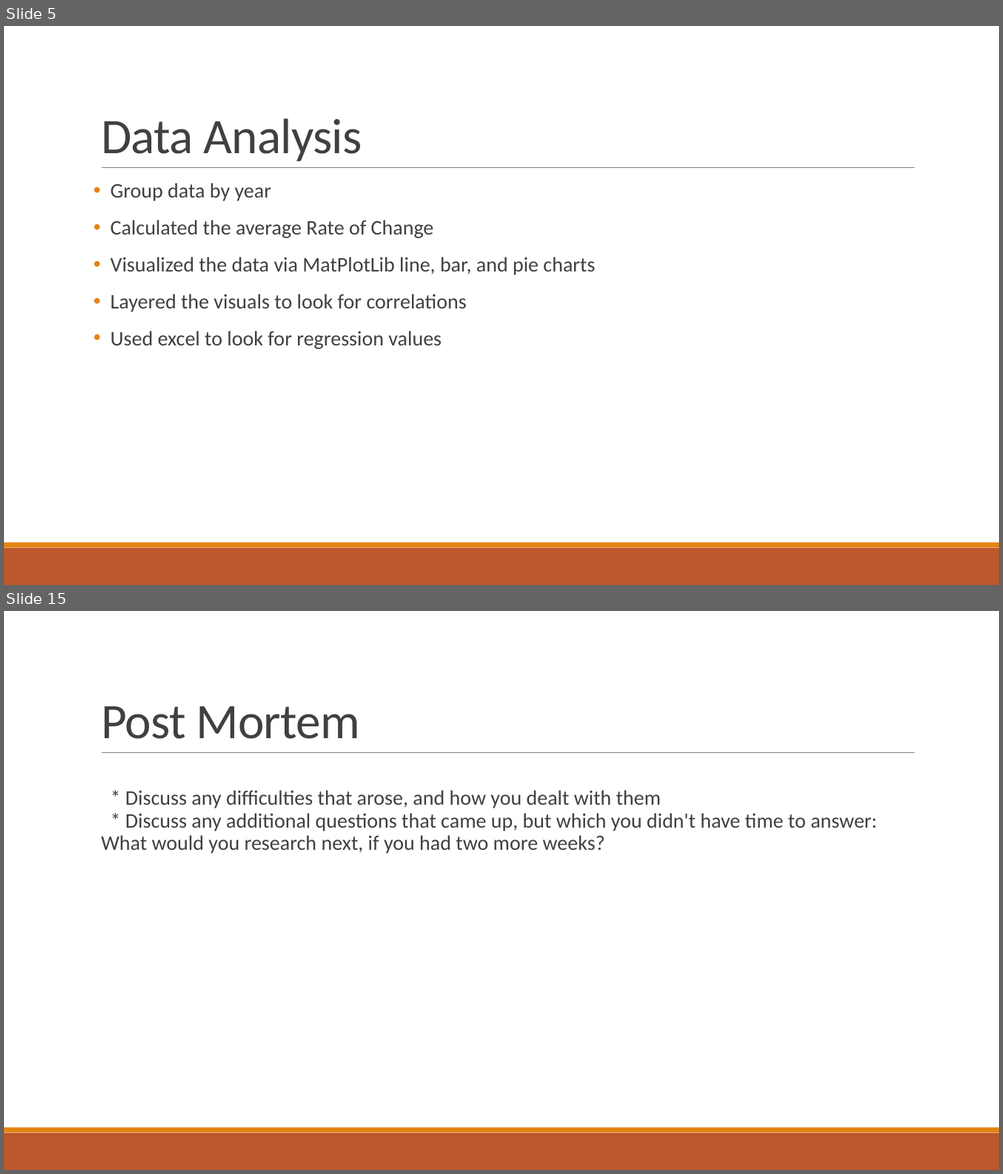
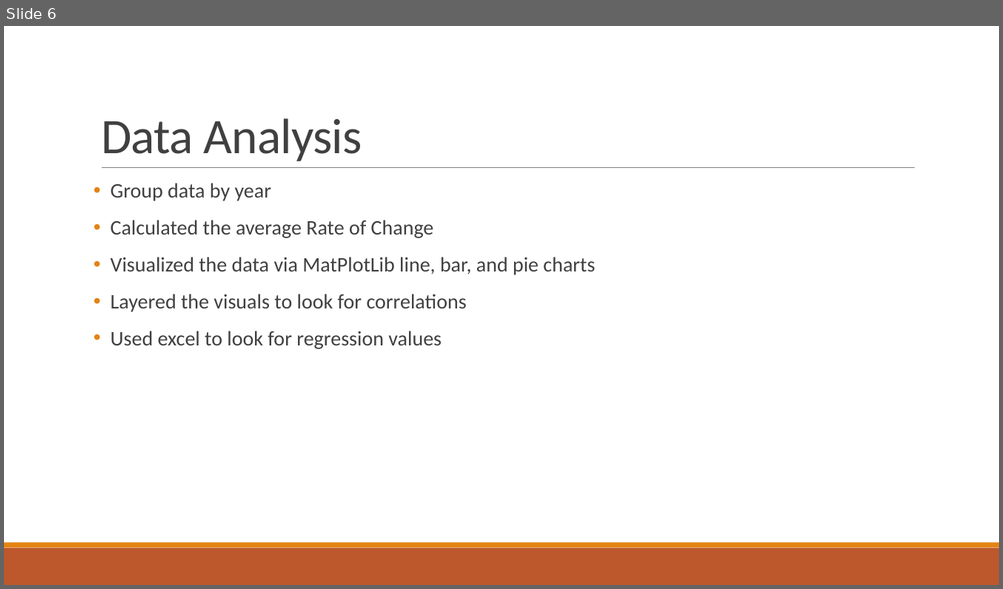
Before and after one commit to grahamb001/Project1, a slide deck: Project 1 Presentation Templatebg_ap.pptx. Shown one above the other, each under a label of ours: slides 5 and 15 before the commit, slide 6 after it; the slides between them are not shown. The pictures are 1003x1174 and 1003x589 pixels, drawn with LibreOffice and Linux fonts; fonts in the diff are those of the drawing. Boxes give left, top, right and bottom in pixels: in the first picture for what was removed or moved away, otherwise in the second. Text is boxed around its words. In the diff, an @@ line names an element or a change of style, - is before the commit and + after.

```diff
--- a/Project 1 Presentation Templatebg_ap.pptx
+++ b/Project 1 Presentation Templatebg_ap.pptx
@@ slide 15 removed at (4,611,999,1170), background #FFFFFF; not listed: 3 template elements that a slide beside it also shows @@
@@ title removed at (101,706,360,739) @@
-Post Mortem
@@ text removed at (101,790,877,854) @@
-  * Discuss any difficulties that arose, and how you dealt with them
-  * Discuss any additional questions that came up, but which you didn't have time to answer: What would you research next, if you had two more weeks?
@@ what was slide 5 is now slide 6 @@
```
Also in this commit, not shown: 4 slides changed, 6 slides added, 7 other slides removed.
